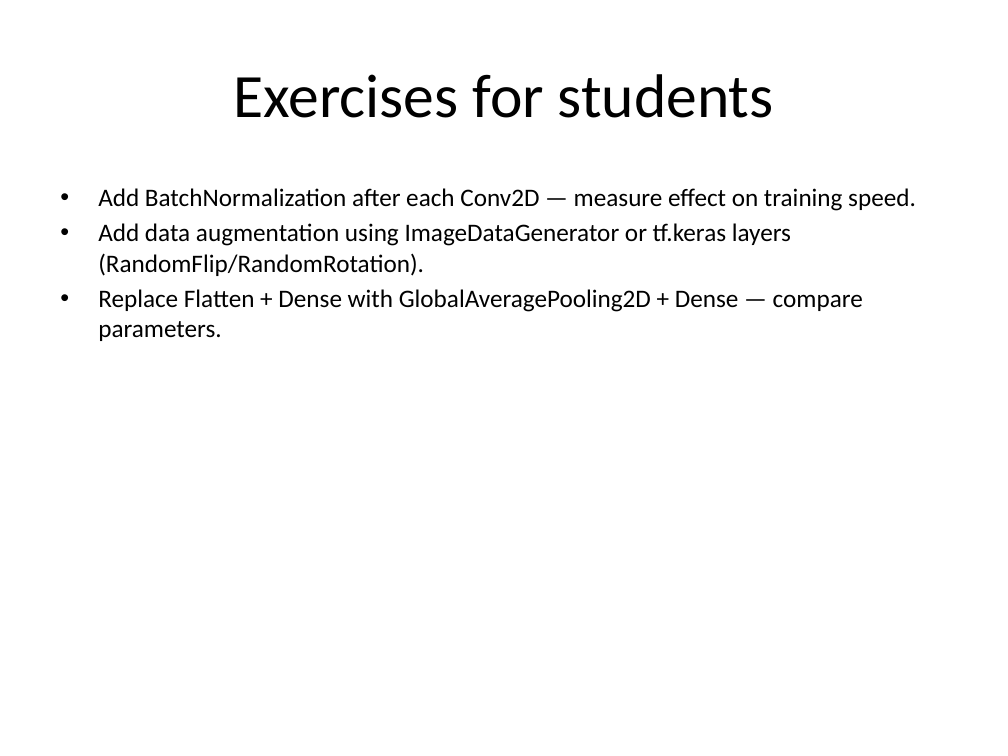
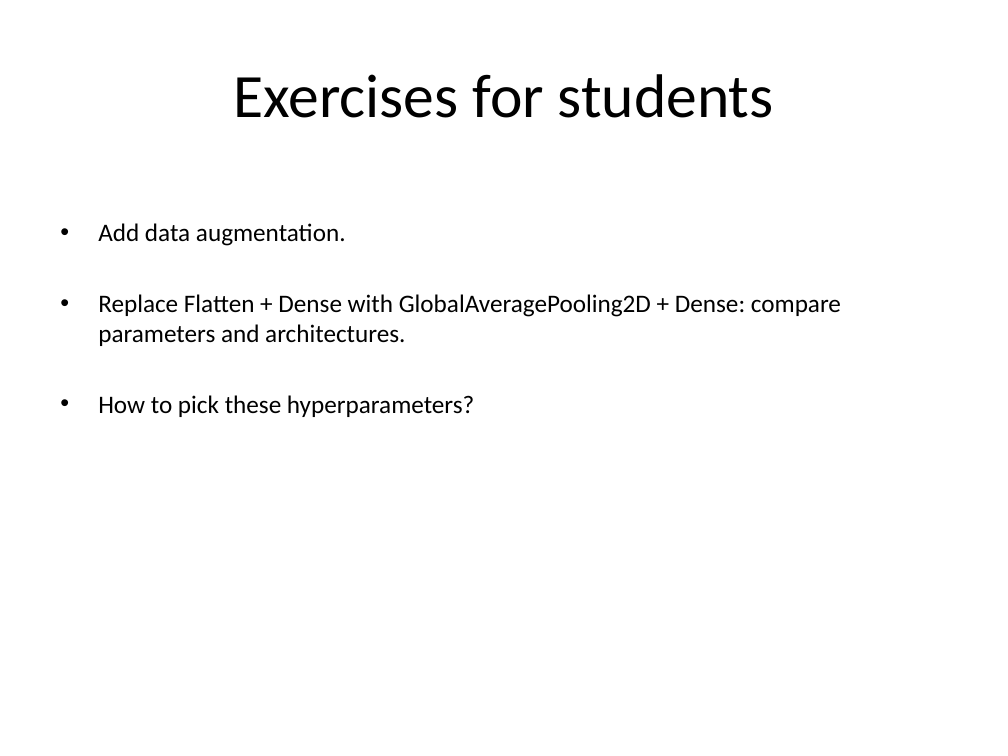
Before and after one commit to neelsoumya/teaching_neural_networks, a slide deck: slide 22 of Convolutional_Neural_Networks_CNNs.pptx (slide 14 before the commit). Drawn at 1008x756 pixels with LibreOffice and Linux fonts; fonts in the diff are those of the drawing. Boxes give left, top, right and bottom in pixels: in the first picture for what was removed or moved away, otherwise in the second. Text is boxed around its words. In the diff, an @@ line names an element or a change of style, - is before the commit and + after.

```diff
--- a/Convolutional_Neural_Networks_CNNs.pptx
+++ b/Convolutional_Neural_Networks_CNNs.pptx
@@ text at (x1=98, y1=223, x2=841, y2=417): text changed @@
-• Add BatchNormalization after each Conv2D — measure effect on training speed.
-• Add data augmentation using ImageDataGenerator or tf.keras layers (RandomFlip/RandomRotation).
-• Replace Flatten + Dense with GlobalAveragePooling2D + Dense — compare parameters.
+• Add data augmentation.
+• Replace Flatten + Dense with GlobalAveragePooling2D + Dense: compare parameters and architectures.
+• How to pick these hyperparameters?
```
Also in this commit, not shown: 10 other slides changed, 9 slides added, 2 slides removed, 3 other files.
